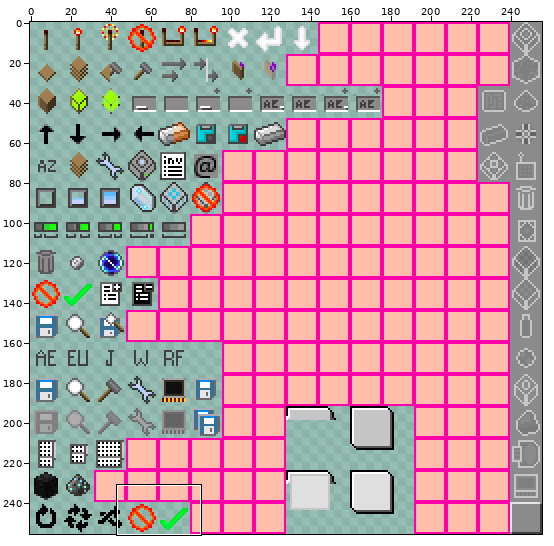
Sprite sheet: src/main/resources/assets/appliedenergistics2/textures/guis/states.png. Above, an overview of the earlier version with the close-up marked.
Close-up. As it was:
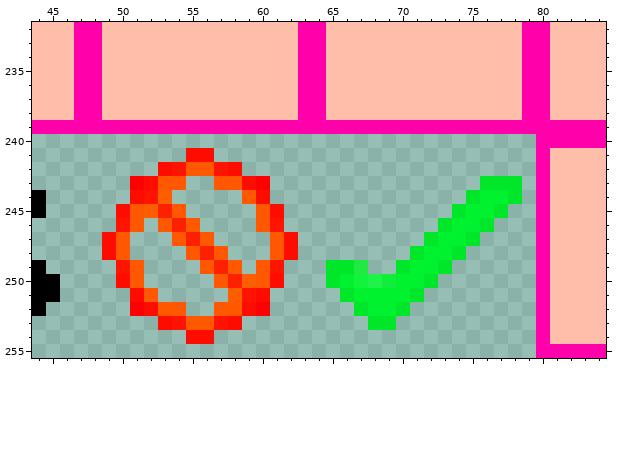
The file is 256x256 pixels. Colours within 5 levels of each other are drawn and written as one. Shown: x 44..84, y 232..255.
New version:
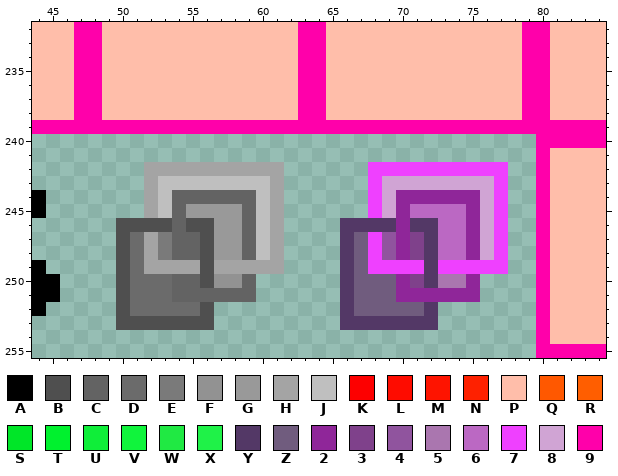
Palette (. is transparent): A #000000  B #4f4f4f  C #636363  D #6b6b6b  E #7a7a7a  F #929292  G #999999  H #a4a4a4  J #bfbfbf  K #fd0000  L #fe0c00  M #fe1400  N #fe2100  P #ffbeaa  Q #ff5800  R #ff5e00  S #00e628  T #00f12e  U #0fee39  V #10f43c  W #20e943  X #1ff248  Y #533866  Z #705c7e  2 #8f2699  3 #7f418b  4 #90549e  5 #aa76af  6 #bb68c3  7 #ef40ff  8 #d0a4d4  9 #ff00aa
What changed:
y 241: x 55..56 LL -> ..
y 242: x 52..61 .LMQQML... -> HHHHHHHHHH; x 68..77 .......... -> 7777777777
y 243: x 51..61 KLQQ..QQLK. -> .HJJJJJJJJH; x 68..78 ........SSS -> 7888888887.
y 244: x 51..61 LMR.....QL. -> .HJCCCCCCJH; x 68..78 .......STTS -> 7822222287.
y 245: x 50..61 LQRNQ.....QL -> ..HJCGGGGCJH; x 68..77 ......STTS -> 7826666287
y 246: x 50..61 MQ.QNQ....QM -> BBBBCBBGGCJH; x 66..77 .......STTS. -> YYYY2YY66287
y 247: x 49..62 LQ...QNQ....QL -> .BDHECCBGGCJH.; x 66..77 ......STTS.. -> YZ7423Y66287
y 248: x 49..62 LQ....QNQ...QL -> .BDHECCBGGCJH.; x 66..77 .....STTS... -> YZ7423Y66287
y 249: x 50..61 MQ....QNQ.QM -> BDHHHHBHHHHH; x 65..77 SSW..STTS.... -> .YZ7777Y77777
y 250: x 50..61 LQ.....QNRQL -> BDDDCCBFFC..; x 65..75 STVXUTTS... -> .YZZZ23Y552
y 251: x 50..60 .LQ.....RML -> BDDDCCCCCC.; x 66..75 STTTTS.... -> YZZZ222222
y 252: x 50..60 .KLQQ..QQLK -> BDDDDDB....; x 66..72 .STTS.. -> YZZZZZY
y 253: x 50..58 ...LMQQML -> BBBBBBB..; x 66..72 ..SS... -> YYYYYYY
y 254: x 55..56 LL -> ..
Where, in picture pixels (left, top, right, bottom), the same in both close-ups:
changed: (102, 148, 522, 344)
